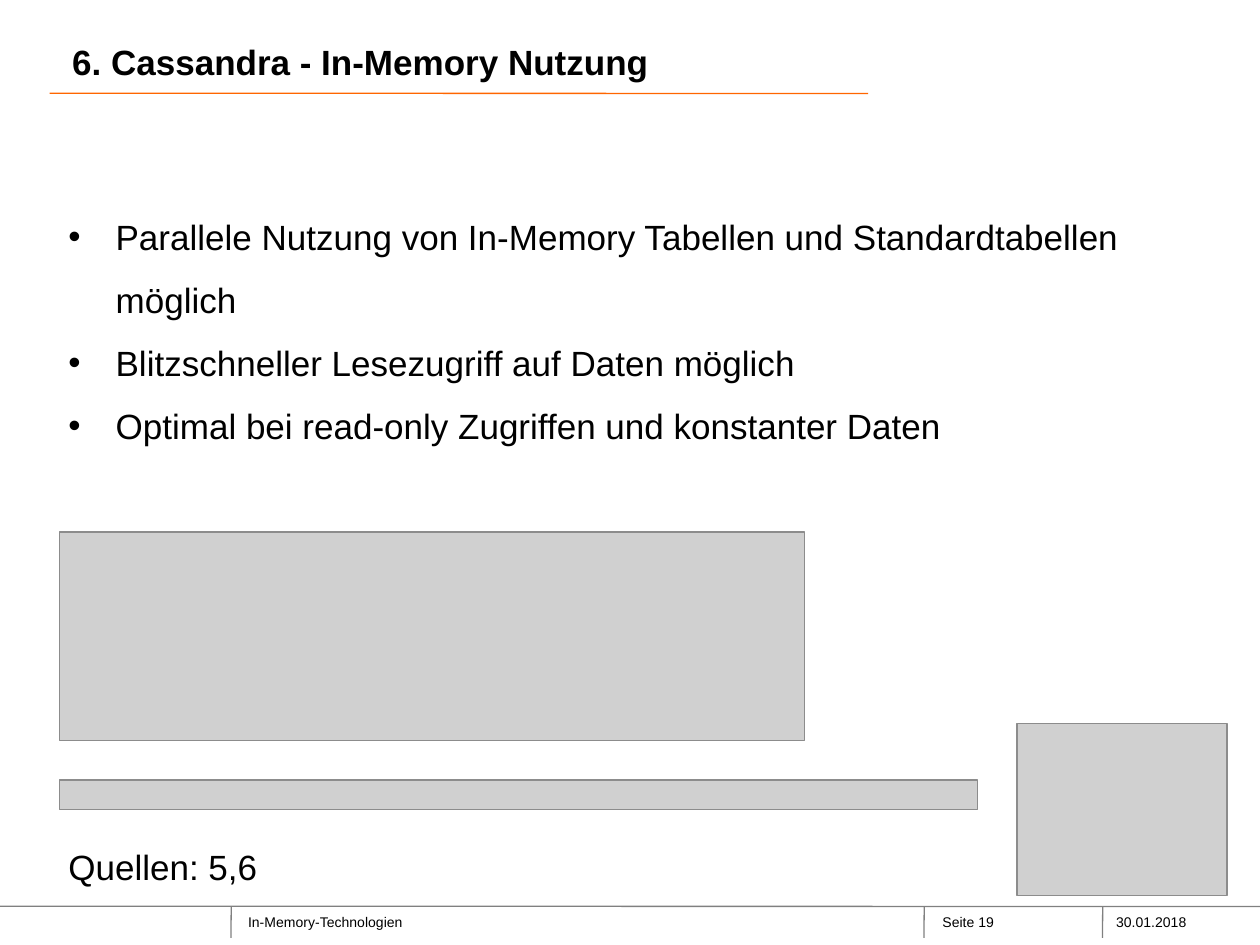
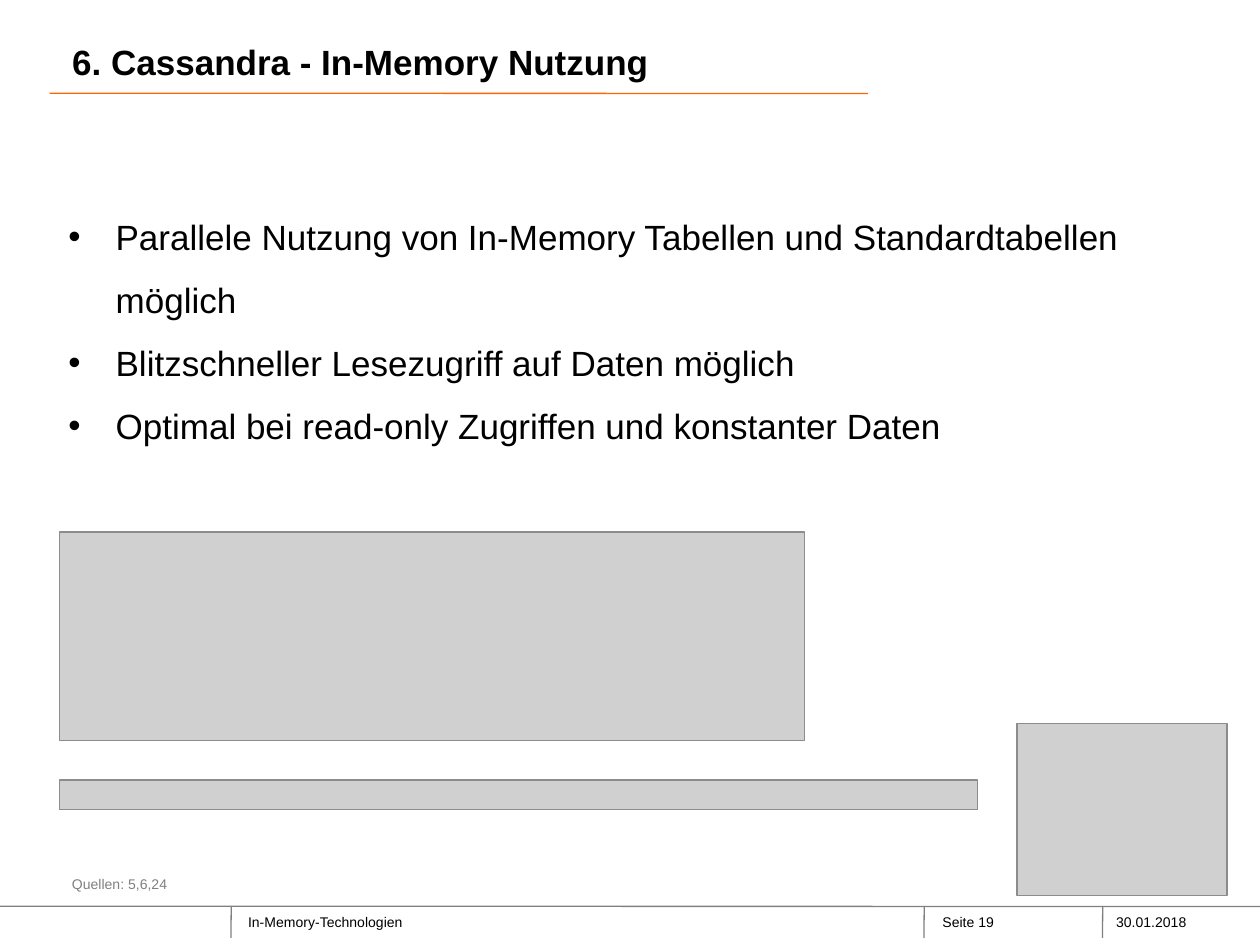
Before and after one commit to Philwi/ProjektseminarInMemory, a slide deck: slide 19 of FINAL.pptx. Drawn at 1260x945 pixels with LibreOffice and Linux fonts; fonts in the diff are those of the drawing; grey boxes stand for pictures; background and template pictures are left out. Boxes give left, top, right and bottom in pixels: in the first picture for what was removed or moved away, otherwise in the second. Text is boxed around its words. In the diff, an @@ line names an element or a change of style, - is before the commit and + after.

```diff
--- a/FINAL.pptx
+++ b/FINAL.pptx
@@ text at (68, 854, 257, 887): paragraph removed @@
-Quellen: 5,6
@@ text added at (72, 879, 167, 892), 8 pt, text #808080 @@
+Quellen: 5,6,24
```
Also in this commit, not shown: 4 other slides changed.
